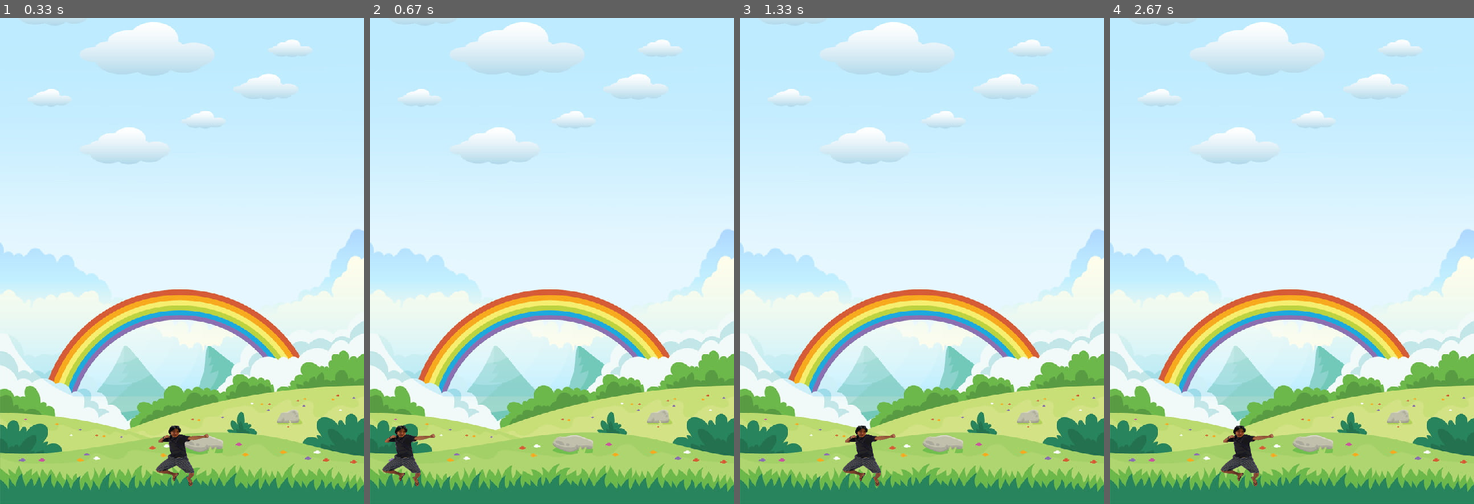
Above: before the commit, frames 1-4 (left to right).
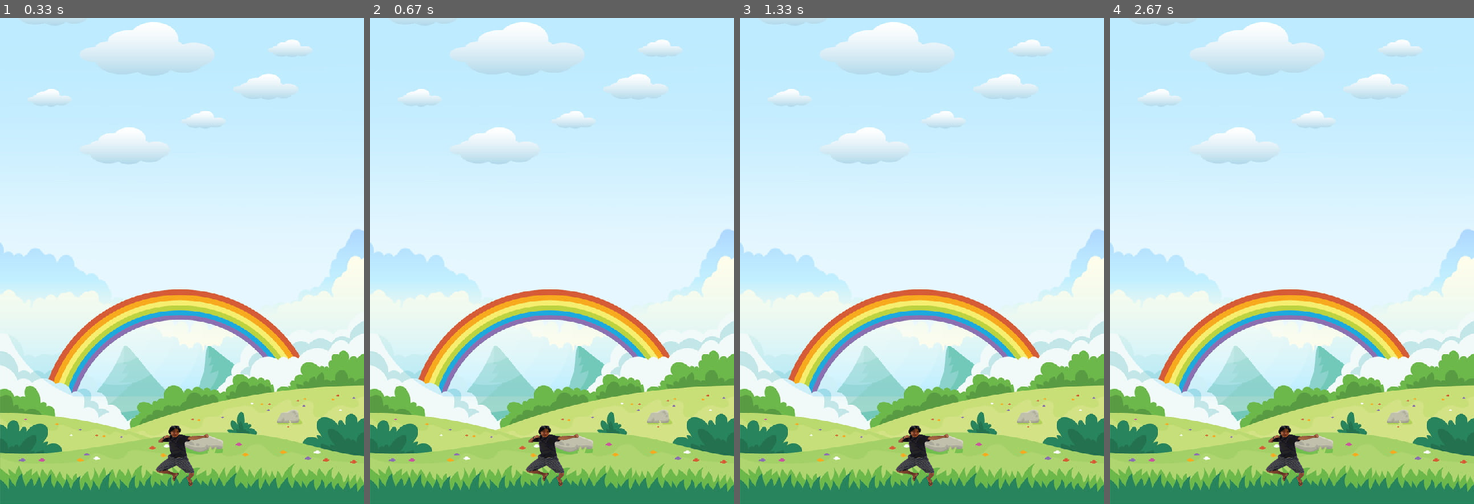
Above: after the commit, the same moments.

Repository: insper-classroom/devlife-23-1-projeto-pygame-henrique-junqueira-luca-feltrin
Game: pygame game, started from jogo.py
The game is run twice, just before and just after one commit, with the same random seed, the same clock (stepped at 60 frames per second) and the same inputs.
Inputs:
- Up to frame 1 (0.33 s): no input
- Up to frame 2 (0.67 s): hold D from 0.33 s (still down)
- Up to frame 3 (1.33 s): release D at 0.8 s; hold W 0.83-1.3 s
- Up to frame 4 (2.67 s): hold A 1.83-2.37 s; hold S from 2.4 s (still down)

Frame 1 is identical in both runs. In frame 2, 1.3% of the frame differs, in the area x 3-58%, y 83-97%; in frame 3, 1.3%, in the area x 28-58%, y 83-97%; in frame 4, 1.3%.

Commit message:
Mudei html/css - func anda bugada

Diff:
--- a/funcoes.py
+++ b/funcoes.py
@@ -21,6 +21,7 @@
     def atualiza_estado(self):
         t1 = pygame.time.get_ticks()
         tempo = t1- self.assets['t0'] if self.assets['t0']>=0 else t1
+        tempo_real = tempo/1000
         self.assets['t0'] = t1
         self.assets['tempo'] = tempo
 
@@ -29,14 +30,22 @@
                 return False
             if event.type == pygame.KEYDOWN:
                 if event.key == pygame.K_a:
-                    self.personagem.velocidade[0] -=1
+                    self.personagem.velocidade[0] -=0.5
                 if event.key == pygame.K_d:
-                    self.personagem.velocidade[0] +=1
+                    self.personagem.velocidade[0] +=0.5
+                if event.key == pygame.K_w:
+                    self.personagem.velocidade[1] -=0.5
+                if event.key == pygame.K_s:
+                    self.personagem.velocidade[1] +=0.5
             if event.type == pygame.KEYUP:
                 if event.key == pygame.K_a:
-                    self.personagem.velocidade[0] +=1
+                    self.personagem.velocidade[0] +=0.5
                 if event.key == pygame.K_d:
-                    self.personagem.velocidade[0] -=1
+                    self.personagem.velocidade[0] -=0.5
+                if event.key == pygame.K_w:
+                    self.personagem.velocidade[1] +=0.5
+                if event.key == pygame.K_s:
+                    self.personagem.velocidade[1] -=0.5
 
 
 
@@ -64,14 +73,13 @@
         self.rect = pygame.Rect(pos[0], pos[1], 80, 100)
         self.window = window
         self.assets = assets
-        self
 
     def desenha(self):
         self.window.blit(self.assets['toshi'],(self.rect.x, self.rect.y))
 
     def update(self):
-        self.rect.x += self.velocidade[0]*self.assets['tempo']
-        self.rect.y += self.velocidade[1]*self.assets['tempo']
+        self.rect.x += self.velocidade[0]*(self.assets['tempo']/1000)
+        self.rect.y += self.velocidade[1]*(self.assets['tempo']/1000)
 
     def muda_posicao(self):
         if self.rect.x >= 540:
Not shown, changed: docs/index.html
Not shown, changed: docs/style.css
